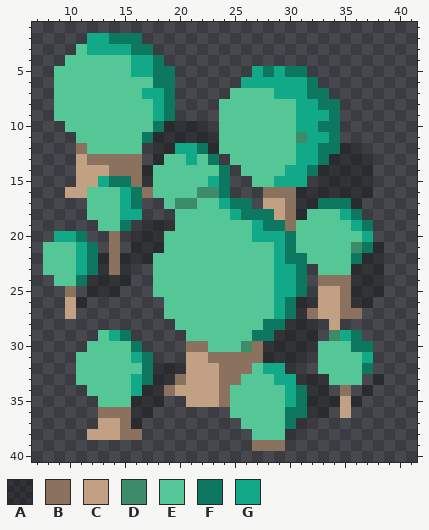
Pixel-art file, stored at assets/tiles/trees/trees.aseprite. Above, as it was before the edit.
48x48 pixels, 1 frame. Colours within 5 levels of each other are drawn and written as one. Shown: x 7..41, y 1..40.
Visible layers, top first: "trees/shadow" opacity 30%, "trees/base".
Palette (. is transparent): A #0000004a  B #8a725e  C #c2a084  D #3c8c69  E #55c796  F #0d775f  G #12a988
Pixels before, first column x 8:
 2 ....GGFFF......................
 3 ...EGGGGFF.....................
 4 ..EEEEEEGGF....................
 5 .EEEEEEEGGFF.......GFGFF.......
 6 .EEEEEEEEEFF......GGGGGGF......
 7 .EEEEEEEEGGF.....EEEEGGGFF.....
 8 .EEEEEEEEEGF....EEEEEEEGGFF....
 9 .EEEEEEEEEGF....EEEEEEEGGGF....
10 ..EEEEEEEEFAAAA.EEEEEEEGGFF....
11 ...EEEEEEFAAAAAAEEEEEEEDGGF....
12 ...BEEEEE.AAGGFAEEEEEEEGGFFAA..
13 ...CBBBBB.AEEGEF.EEEEEEGGFAAAA.
14 ...CCCBBBAEEEEEEF.EEEEGGFAAAAA.
15 ...CCGFFBAEEEEEGF..EEGGG.AAAAA.
16 ..CCEEEGFBEEEEDDF...BBBAAAAAAA.
17 ....EEEGF..EDDEEGFF.CCBAAFFFA..
18 ....EEEGG...EEEEEGFFFCBAEEEGF..
19 .....EEF.AAAEEEEEEEGFFBEEEEEGF.
20 .GGF..B.AAAEEEEEEEEGGGFEEEEEEG.
21 EEEGF.B.AAAEEEEEEEEEEGFEEEEEDFA
22 EEEGFABAAAEEEEEEEEEEEGFFEEEEFAA
23 EEEGFABA..EEEEEEEEEEEGGF.EEEAAA
24 .EEFAAAA..EEEEEEEEEEEGGF.BBBAAA
25 ..B.AAA...EEEEEEEEEEEGGF.CCBAAA
26 ..CA.......EEEEEEEEEEGFAACCBAA.
27 ..C........EEEEEEEEEEGFABCCBB..
28 ............EEEEEEEEFFAAA.C....
29 .....EGF.....EEEEEEFFAAAA.DGF..
30 ....EEEEF....BBEEEDBAAAAAEEEFF.
31 ...EEEEEGF...CCBBBBBAAAA.EEEEG.
32 ...EEEEEEFAAACCCBBBEGGA..EEEEF.
33 ...EEEEEGFAABCCCBBEEEGGAAAEEE.A
34 ....EEEEGAABCCCCBEEEEEGFAA.B.A.
35 .....EEEAAA..CCCBEEEEEGFAAACA..
36 .....BBBAA.......EEEEEFFAA.C...
37 .....CCBA.........EEEEFA.......
38 ....CCCBB..........EEEA........
39 ...................BBB.........
New version:
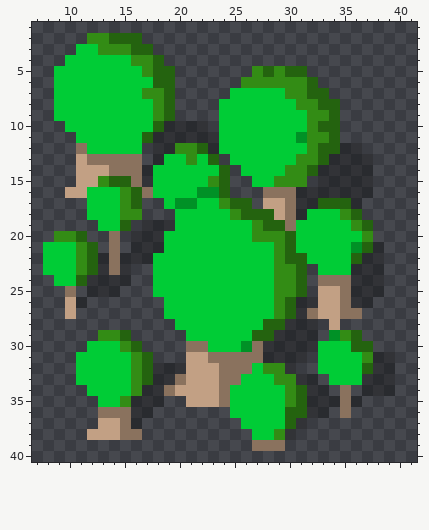
The edit:
layer "trees/shadow" blend normal -> darken
Colour D changes from #3c8c69 to #009126.
Colour E changes from #55c796 to #00cc36.
Colour F changes from #0d775f to #24630f.
Colour G changes from #12a988 to #338c15.
Layers "trees/shadow", "trees/base":
Colour A is added in rows 31 to 32 at x 38 to 39; in row 33 at x 37 and 39; in row 34 at x 38 to 39.
Colour B replaces colour C in rows 35 to 36 at x 35.
Colour E replaces colour G in row 3 at x 12; in row 5 at x 16; in row 7 at x 29; in rows 9 to 10 at x 31; in row 12 at x 31.
Colour G replaces colour E in row 29 at x 13; in row 30 at x 15; in row 32 at x 16; in row 35 at x 15; in row 38 at x 29.
The author cleared colour A in row 33 at x 33.
